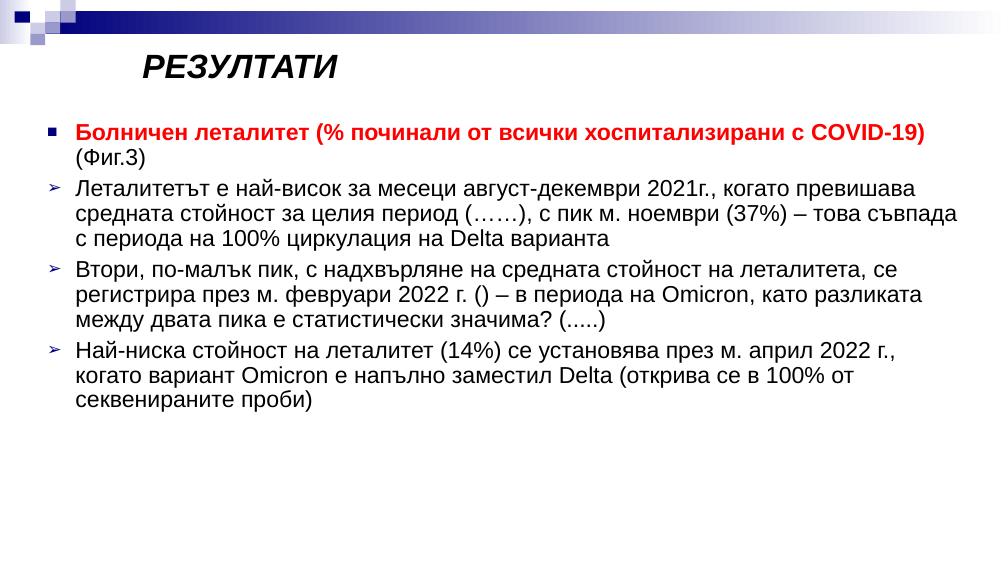
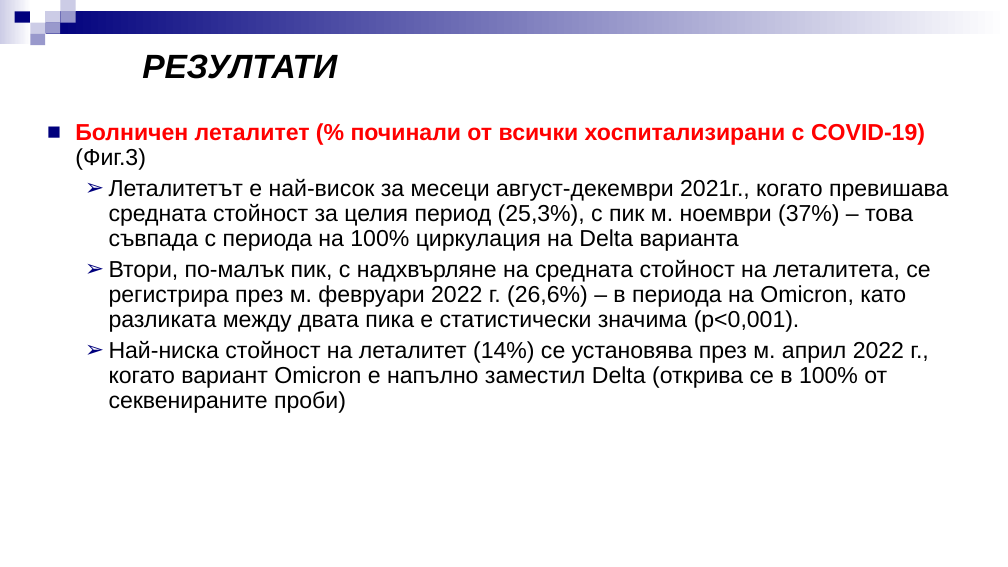
Before and after one commit to kostadinoff/2022-09-15_atanasova_bam, a slide deck: slide 13 of docs/ОМИКРОН-успокоение или предизвикателство-БАМ 2022.ppt. Drawn at 1008x567 pixels with LibreOffice and Linux fonts; fonts in the diff are those of the drawing. Boxes give left, top, right and bottom in pixels: in the first picture for what was removed or moved away, otherwise in the second. Text is boxed around its words. In the diff, an @@ line names an element or a change of style, - is before the commit and + after.

```diff
--- a/docs/ОМИКРОН-успокоение или предизвикателство-БАМ 2022.ppt
+++ b/docs/ОМИКРОН-успокоение или предизвикателство-БАМ 2022.ppt
@@ text at (75, 123, 928, 413): list level 1 to 2 in "Най-ниска стойност на леталитет (14%) ..." @@
@@ text at (109, 179, 948, 332): text changed @@
-➢ Леталитетът е най-висок за месеци август-декември 2021г., когато превишава средната стойност за целия период (……), с пик м. ноември (37%) – това съвпада с периода на 100% циркулация на Delta варианта
-➢ Втори, по-малък пик, с надхвърляне на средната стойност на леталитета, се регистрира през м. февруари 2022 г. () – в периода на Omicron, като разликата между двата пика е статистически значима? (.....)
+  ➢ Леталитетът е най-висок за месеци август-декември 2021г., когато превишава средната стойност за целия период (25,3%), с пик м. ноември (37%) – това съвпада с периода на 100% циркулация на Delta варианта
+  ➢ Втори, по-малък пик, с надхвърляне на средната стойност на леталитета, се регистрира през м. февруари 2022 г. (26,6%) – в периода на Omicron, като разликата между двата пика е статистически значима (p<0,001).
```
Also in this commit, not shown: 18 other slides changed, 3 slides added, 2 slides removed, 5 other files.
